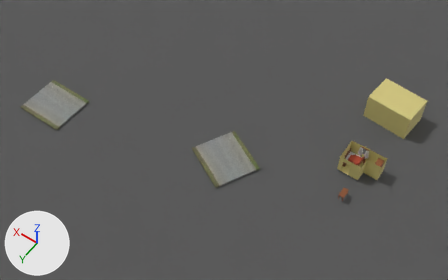
The glTF model assets/cat/map.glb as it was, and as the next commit left it.
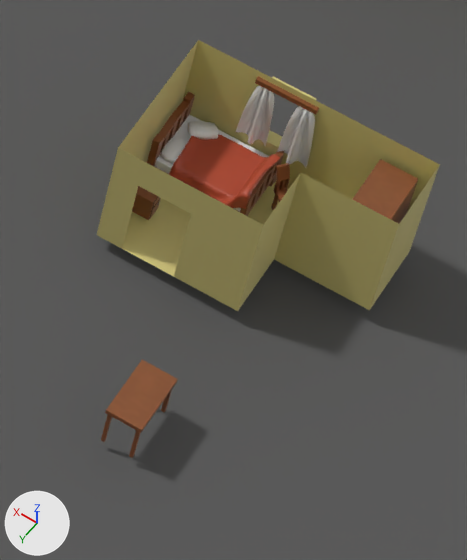
There are two pictures of each version: one from a 50 mm camera at (17.9, 83.0, 137.1) aimed at (76.1, 1.4, 8.9), one close up on the part from 72% to 87% of the width and 48% to 77% of the height. Every picture has the same lights, and +X, +Y and +Z are marked at lower left. The older version's two pictures come first. Where no turn or scale is listed for an object, it has been applied to the vertices.

Script lines for the objects in view, before the commit:
```python
ob_cube = bpy.data.objects.new('Cube', me_cube_006)
ob_cube.location = (47.17, -18.32, 1.44)
ob_cube.rotation_euler = (0.0, 0.0, 1.571)  # degrees (0, 0, 90)
ob_cube.scale = (1.44, 2.07, 0.597)
ob_cube_003 = bpy.data.objects.new('Cube.003', me_cube_007)
ob_cube_003.location = (48.65, -15.82, 1.54)
ob_cube_008 = bpy.data.objects.new('Cube.008', me_cube_013)
ob_cube_008.location = (47.01, -18.32, 1.91)
ob_cube_008.scale = (1.91, 1.39, 0.264)
ob_cube_009 = bpy.data.objects.new('Cube.009', me_cube_014)
ob_cube_009.location = (48.54, -17.68, 2.29)
ob_cube_009.scale = (0.382, 0.566, 0.264)
ob_cube_011 = bpy.data.objects.new('Cube.011', me_cube_016)
ob_cube_011.location = (46.53, -17.73, 4.74)
ob_cube_011.scale = (1.92, 1.67, 0.116)
ob_ground = bpy.data.objects.new('ground', me_plane)
ob_ground.location = (0.0, 0.0, 0.0)
ob_plane = bpy.data.objects.new('Plane', me_plane_002)
ob_plane.location = (44.47, -19.6, 4.34)
# also in view: 'стены' at (44.2, -16.8, 3.7); 'Cube.012' at (45.4, -19.7, 6.1); 'Cube.006' at (43.9, -6.5, 1.6); 'Cube.004' at (40.3, -18.1, 3.2)
```
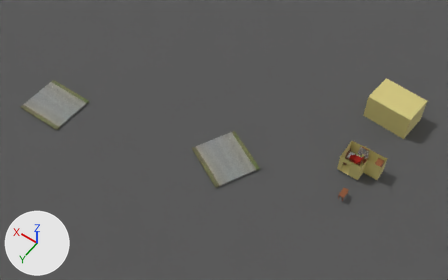
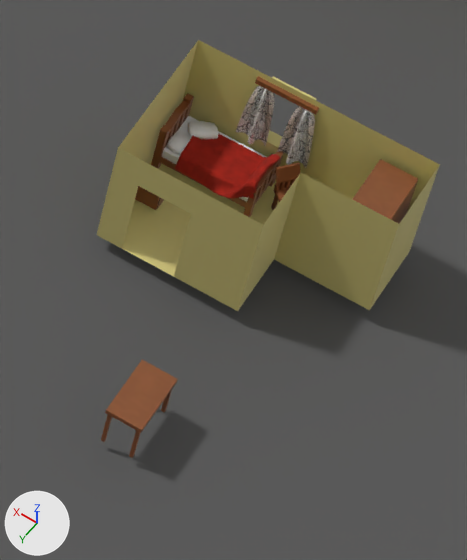
Patch to the scene script:
```diff
--- a/assets/cat/map.glb.py
+++ b/assets/cat/map.glb.py
@@ img_pngegg_2 @@
+img_pngegg_2 = load_image('pngegg(2)', '_unpacked/pngegg_2_', 251, 234, 'sRGB')
@@ img_оделяо @@
+img_оделяо = load_image('оделяо', '_unpacked/______', 512, 512, 'sRGB')
@@ mat_material @@
 mat_material = principled_material('Material')
-mat_material.base_color = (0.443, 0.0658, 0.028)  # red #b2492f
+mat_material.texture = img_оделяо
+mat_material.roughness = 1.0
@@ mat_шторы @@
+mat_шторы = principled_material('шторы')
+mat_шторы.texture = img_pngegg_2
@@ me_plane_002 @@
 me_plane_002.from_pydata(...)  # 968 vertices, 1764 faces; spans x -0.69..2.43, y -0.19..0.26, z -1.63..1.66
+me_plane_002.materials.append(mat_шторы)  # picture img_pngegg_2
@@ ob_cube @@
 ob_cube = bpy.data.objects.new('Cube', me_cube_006)
-ob_cube.location = (47.17, -18.32, 1.44)
+ob_cube.location = (47.17, -18.57, 1.44)
 ob_cube.rotation_euler = (0.0, 0.0, 1.571)  # degrees (0, 0, 90)
-ob_cube.scale = (1.44, 2.07, 0.597)
+ob_cube.scale = (1.09, 2.07, 0.597)
@@ ob_cube_003 @@
 ob_cube_003 = bpy.data.objects.new('Cube.003', me_cube_007)
-ob_cube_003.location = (48.65, -15.82, 1.54)
+ob_cube_003.location = (48.65, -16.41, 1.54)
@@ ob_cube_008 @@
 ob_cube_008 = bpy.data.objects.new('Cube.008', me_cube_013)
-ob_cube_008.location = (47.01, -18.32, 1.91)
-ob_cube_008.scale = (1.91, 1.39, 0.264)
+ob_cube_008.location = (47.01, -18.57, 1.91)
+ob_cube_008.scale = (1.91, 1.06, 0.264)
@@ ob_cube_009 @@
 ob_cube_009 = bpy.data.objects.new('Cube.009', me_cube_014)
-ob_cube_009.location = (48.54, -17.68, 2.29)
-ob_cube_009.scale = (0.382, 0.566, 0.264)
+ob_cube_009.location = (48.54, -18.08, 2.29)
+ob_cube_009.scale = (0.382, 0.431, 0.264)
@@ ob_cube_011 @@
 ob_cube_011 = bpy.data.objects.new('Cube.011', me_cube_016)
-ob_cube_011.location = (46.53, -17.73, 4.74)
-ob_cube_011.scale = (1.92, 1.67, 0.116)
+ob_cube_011.location = (46.53, -18.12, 4.74)
+ob_cube_011.scale = (1.92, 1.28, 0.116)
```

What differs and where, as boxes [x1, y1, x2, y2] in the close-ups (467 x 560 px):
'Cube.011', surface changed, moved, rescaled (darker, 13% shorter)
    before: [169, 134, 280, 209]
    after: [175, 134, 281, 199]
'Plane', recoloured (darker)
    both: [236, 86, 315, 168]
'Cube', moved, rescaled
    before: [147, 92, 284, 216]
    after: [151, 93, 284, 217]
'Cube.008', moved, rescaled (8% narrower, 12% shorter)
    before: [155, 114, 269, 212]
    after: [162, 116, 267, 202]
'Cube.003', moved
    before: [132, 186, 161, 220]
    after: [135, 186, 164, 210]
'Cube.009', moved, rescaled (7% narrower, 14% shorter)
    before: [160, 136, 187, 164]
    after: [166, 131, 191, 155]
